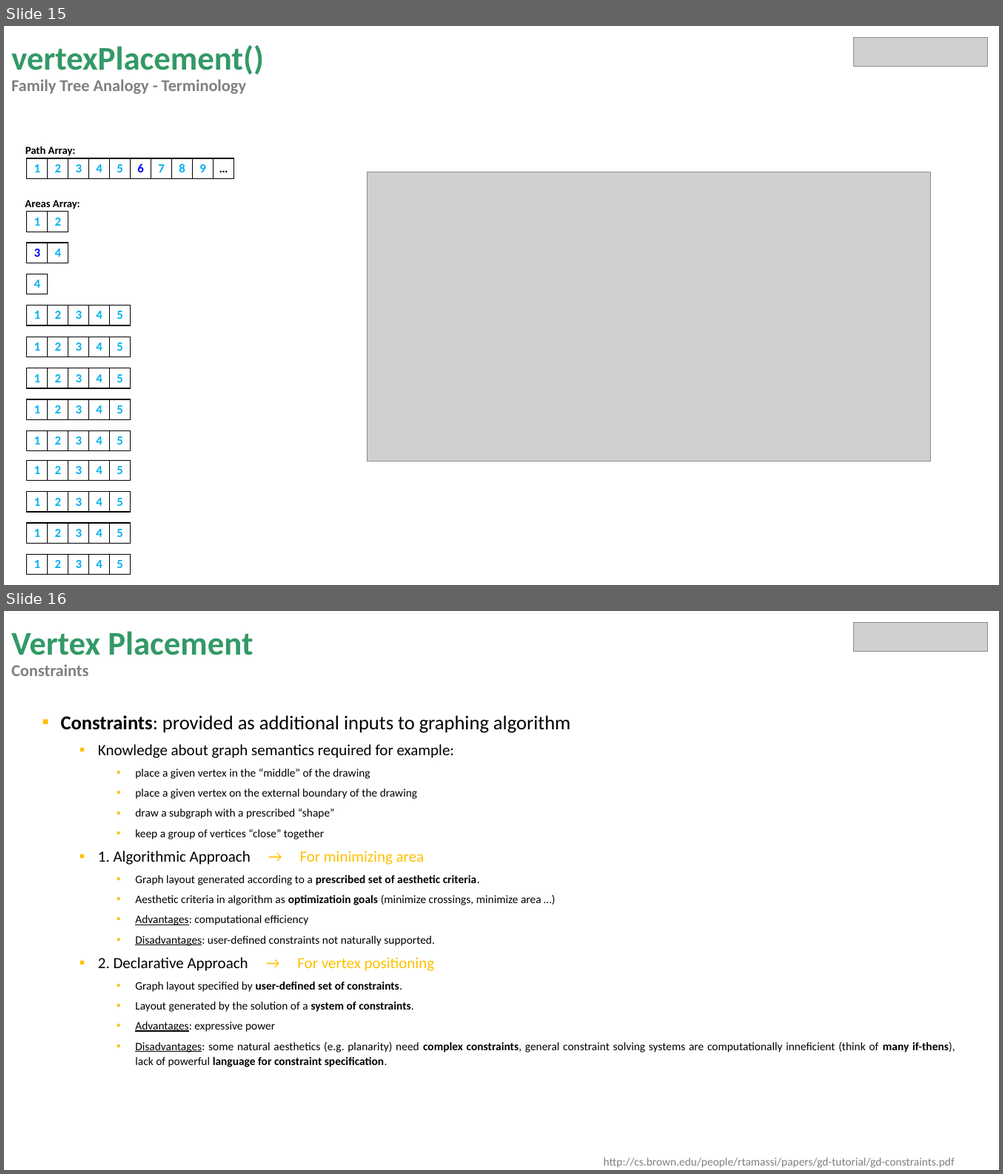
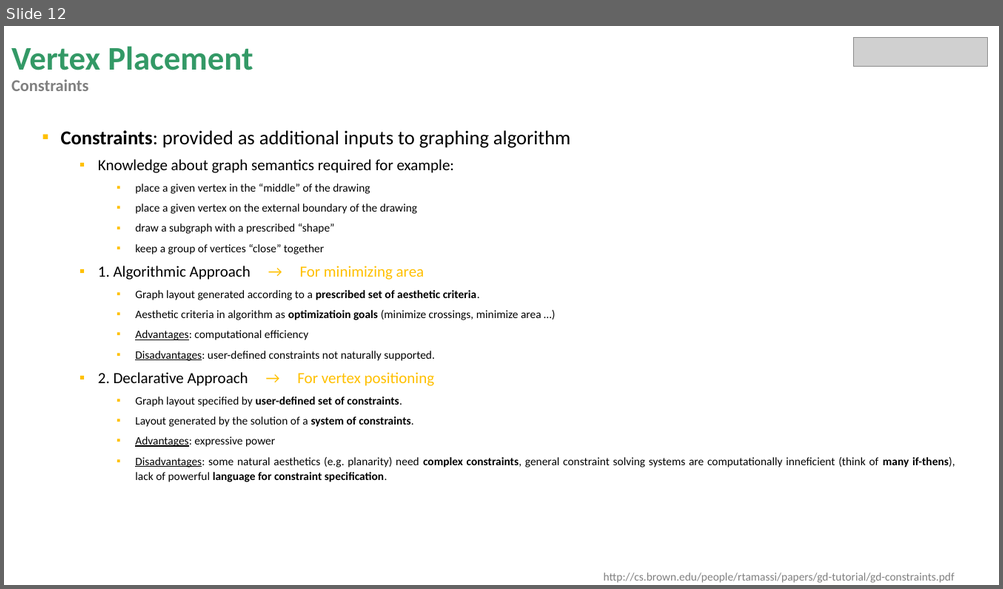
Before and after one commit to miguelrk/tum-mw-bachelorarbeit, a slide deck: 3 Entwicklungsphase/weekly_meeting_13.pptx. Shown one above the other, each under a label of ours: slides 15 and 16 before the commit, slide 12 after it. The pictures are 1003x1174 and 1003x589 pixels, drawn with LibreOffice and Linux fonts; fonts in the diff are those of the drawing; grey boxes stand for pictures. Boxes give left, top, right and bottom in pixels: in the first picture for what was removed or moved away, otherwise in the second. Text is boxed around its words. In the diff, an @@ line names an element or a change of style, - is before the commit and + after.

```diff
--- a/3 Entwicklungsphase/weekly_meeting_13.pptx
+++ b/3 Entwicklungsphase/weekly_meeting_13.pptx
@@ slide 15 removed at (x1=4, y1=26, x2=999, y2=585), background #FFFFFF @@
@@ title removed at (x1=11, y1=45, x2=264, y2=94) @@
-vertexPlacement()
-Family Tree Analogy - Terminology
@@ picture removed at (x1=854, y1=37, x2=988, y2=66) @@
@@ text removed at (x1=25, y1=146, x2=76, y2=156) @@
-Path Array:
@@ table removed at (x1=27, y1=158, x2=236, y2=179), 1 rows, 10 columns @@
-1 | 2 | 3 | 4 | 5 | 6 | 7 | 8 | 9 | …
@@ picture removed at (x1=367, y1=172, x2=930, y2=461) @@
@@ text removed at (x1=25, y1=200, x2=80, y2=210) @@
-Areas Array:
@@ table removed at (x1=27, y1=212, x2=69, y2=232), 1 rows, 2 columns @@
-1 | 2
@@ table removed at (x1=27, y1=243, x2=69, y2=264), 1 rows, 2 columns @@
-3 | 4
@@ table removed at (x1=27, y1=275, x2=48, y2=295), 1 rows, 1 columns @@
-4
@@ table removed at (x1=27, y1=306, x2=131, y2=326), 1 rows, 5 columns @@
-1 | 2 | 3 | 4 | 5
@@ table removed at (x1=27, y1=337, x2=131, y2=358), 1 rows, 5 columns @@
-1 | 2 | 3 | 4 | 5
@@ table removed at (x1=27, y1=369, x2=131, y2=389), 1 rows, 5 columns @@
-1 | 2 | 3 | 4 | 5
@@ table removed at (x1=27, y1=400, x2=131, y2=420), 1 rows, 5 columns @@
-1 | 2 | 3 | 4 | 5
@@ table removed at (x1=27, y1=431, x2=131, y2=452), 1 rows, 5 columns @@
-1 | 2 | 3 | 4 | 5
@@ table removed at (x1=27, y1=461, x2=131, y2=481), 1 rows, 5 columns @@
-1 | 2 | 3 | 4 | 5
@@ table removed at (x1=27, y1=492, x2=131, y2=512), 1 rows, 5 columns @@
-1 | 2 | 3 | 4 | 5
@@ table removed at (x1=27, y1=524, x2=131, y2=544), 1 rows, 5 columns @@
-1 | 2 | 3 | 4 | 5
@@ table removed at (x1=27, y1=555, x2=131, y2=575), 1 rows, 5 columns @@
-1 | 2 | 3 | 4 | 5
@@ what was slide 16 is now slide 12 @@
```
Also in this commit, not shown: 7 slides changed, 1 slide added, 3 other slides removed, 3 other files.
